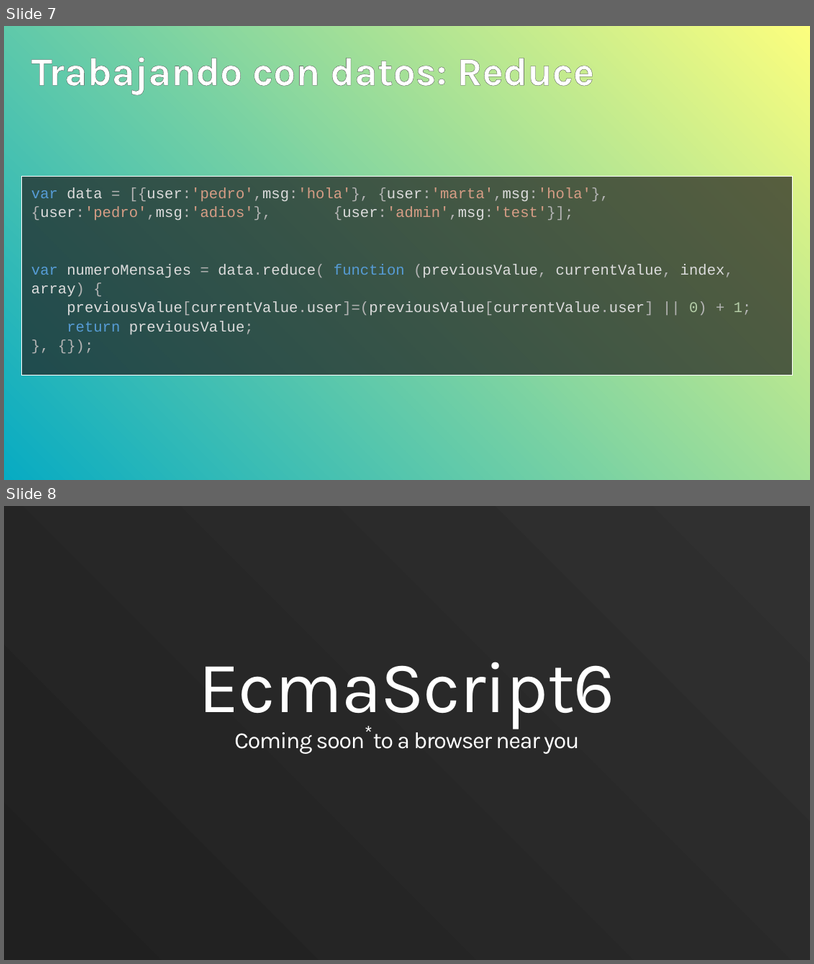
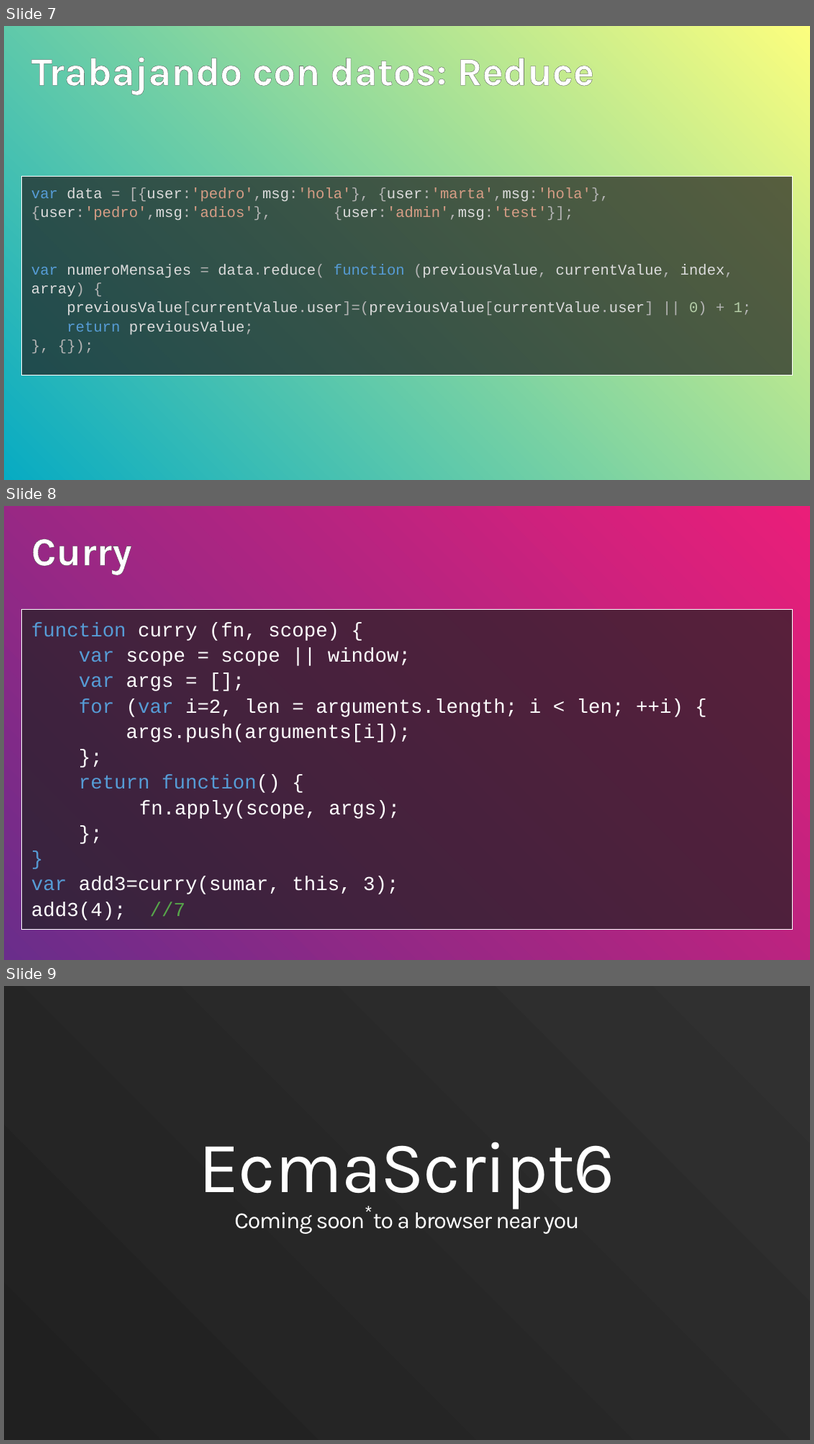
Before and after one commit to UamNet/TechTalks, a slide deck: Functional JS+ES6 - Arcadio Garcia/Functional JS+ ES6.pptx. Shown one above the other, each under a label of ours: slides 7 and 8 before the commit, slides 7, 8 and 9 after it. The pictures are 814x964 and 814x1444 pixels, drawn with LibreOffice and Linux fonts; fonts in the diff are those of the drawing; background and template pictures are left out. Boxes give left, top, right and bottom in pixels: in the first picture for what was removed or moved away, otherwise in the second. Text is boxed around its words. In the diff, an @@ line names an element or a change of style, - is before the commit and + after.

Commit message:
Added curry

```diff
--- a/Functional JS+ES6 - Arcadio Garcia/Functional JS+ ES6.pptx
+++ b/Functional JS+ES6 - Arcadio Garcia/Functional JS+ ES6.pptx
@@ slide 8 added at bbox=[4, 506, 810, 960], background gradient #6A2D8B to #EA1E79 @@
@@ title added at bbox=[31, 539, 132, 575], 48 pt, text #FFFFFF, bold @@
+Curry
@@ text added at bbox=[22, 609, 792, 929], fill #202020 at 70% opacity, outline #FFFFFF 0.75 pt, 24 pt, text #FFFFFF @@
+function curry (fn, scope) {
+var scope = scope || window;
+var args = [];
+for (var i=2, len = arguments.length; i < len; ++i) {
+args.push(arguments[i]);
+};
+return function() {
+fn.apply(scope, args);
+};
+}
+var add3=curry(sumar, this, 3);
+add3(4); //7
@@ what was slide 8 is now slide 9 @@
```
